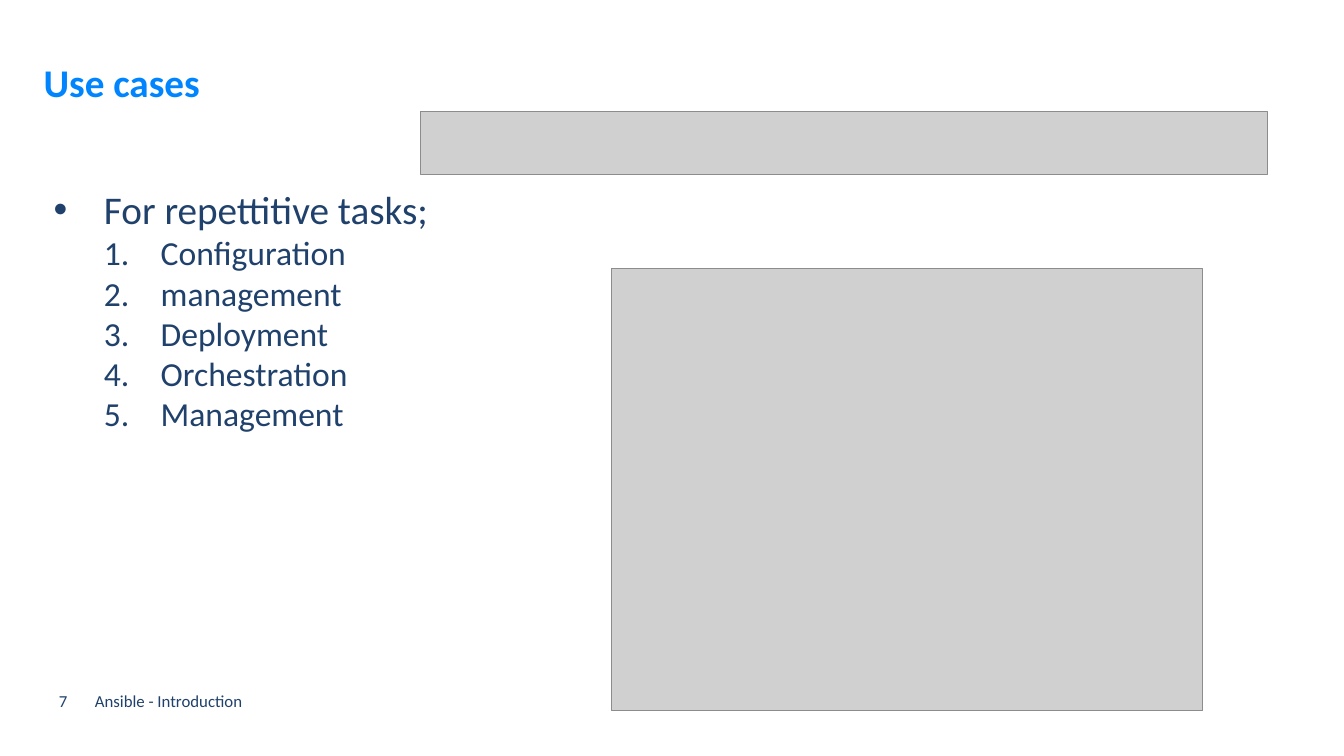
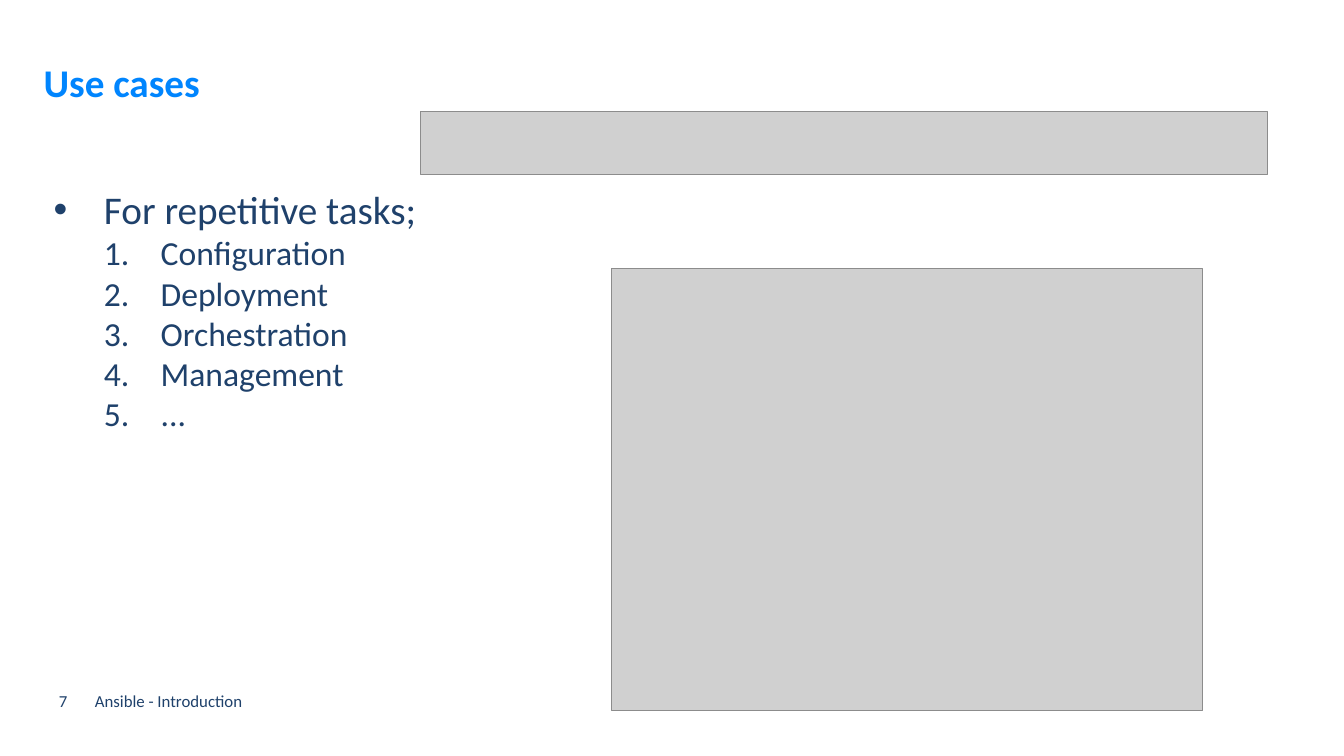
Before and after one commit to GerritVanMol/Ansible_Introduction-21_22, a slide deck: slide 7 of Documents/Ansible_BasicsAndHowToGetStarted.pptx. Drawn at 1344x756 pixels with LibreOffice and Linux fonts; fonts in the diff are those of the drawing; grey boxes stand for pictures; background and template pictures are left out. Boxes give left, top, right and bottom in pixels: in the first picture for what was removed or moved away, otherwise in the second. Text is boxed around its words. In the diff, an @@ line names an element or a change of style, - is before the commit and + after.

```diff
--- a/Documents/Ansible_BasicsAndHowToGetStarted.pptx
+++ b/Documents/Ansible_BasicsAndHowToGetStarted.pptx
@@ text at (x1=104, y1=196, x2=416, y2=392): paragraph added @@
+  5. ...
@@ text at (x1=104, y1=196, x2=416, y2=231): text changed @@
-• For repettitive tasks;
+• For repetitive tasks;
@@ text at (x1=161, y1=284, x2=342, y2=312): paragraph removed @@
-  2. management
```
Also in this commit, not shown: 9 other slides changed, 10 slides added, 3 other files.
